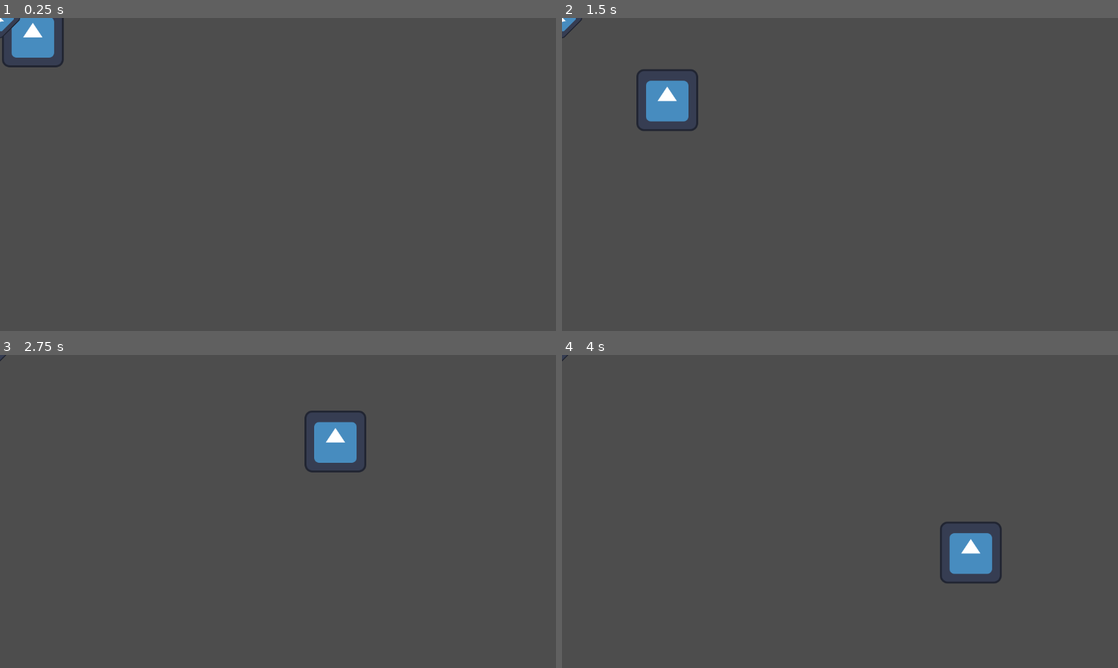
Above: before the commit, frames 1-4 (two rows, left to right).
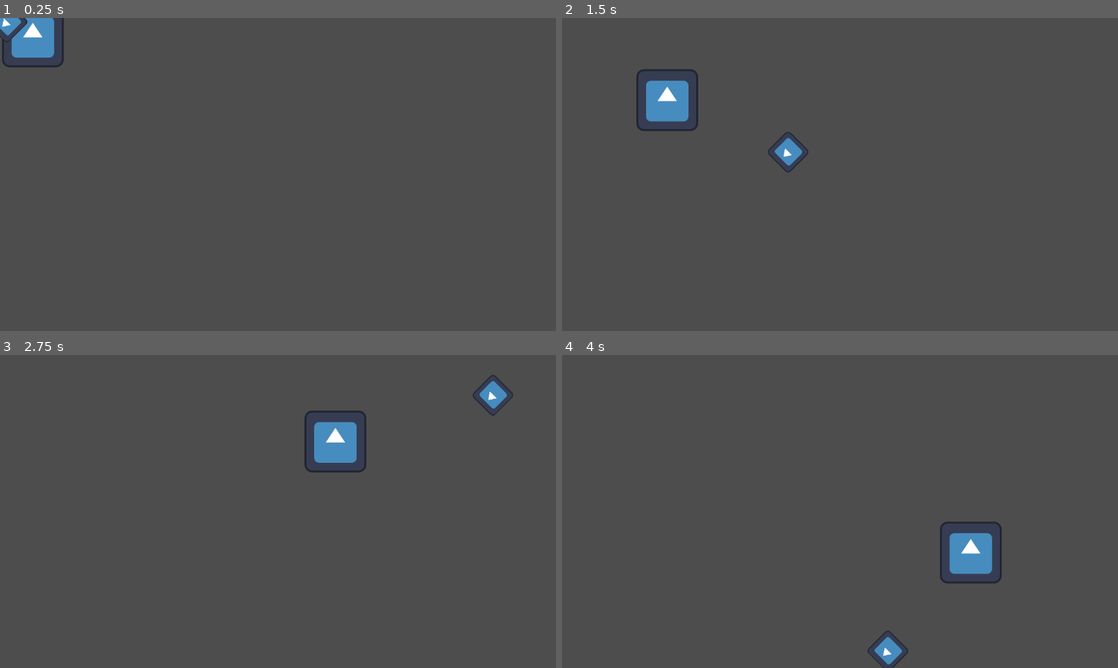
Above: after the commit, the same moments.

Repository: sayf63/Judgement_Engine
Game: Godot game, scene res://Entities/Player/Player.tscn
Two runs of this game, one before a commit and one after it. Both use one fixed random seed, a clock stepped at 60 frames per second and the inputs below. The project has no main scene, so this scene is started directly. The engine's default icon, where the game draws it, is replaced by a stand-in: a white triangle on a blue panel in a dark square.
Inputs (mouse positions are in pixels of both pictures, inside the frame that each line leads up to):
- Up to frame 1 (0.25 s): no input
- Up to frame 2 (1.5 s): move the mouse to (962, 158) at 0.52 s; hold D (right) 0.53-1.28 s; hold A (anchor) 0.53-1.28 s; move the mouse to (728, 190) at 1.27 s; hold S (down) from 1.28 s (still down); tap Space (dash) at 1.35 s
- Up to frame 3 (2.75 s): move the mouse to (333, 442) at 2.02 s; release S (down) at 2.03 s; press the mouse at (333, 442) at 2.03 s; hold D (right) from 2.03 s (still down)
- Up to frame 4 (4 s): move the mouse to (812, 574) at 2.77 s; release D (right) at 2.78 s; release the mouse at (812, 574) at 2.78 s; hold W (up) 2.78-3.53 s; tap A (anchor) at 2.85 s; move the mouse to (1006, 558) at 3.52 s; hold S (down) from 3.53 s (still down); tap Space (dash) at 3.6 s

The runs differ from the first frame. In frame 1, 0.2% of the frame differs, in the area x 0-5%, y 0-8%; in frame 2, 0.4%, in the area x 0-45%, y 0-50%; in frame 3, 0.3%; in frame 4, 0.3%.

Commit message:
weapon now works when no camera is in the scene :)

Diff:
--- a/judgement-engine/Entities/Player/Weapon/WeaponStateMachine/weapon_state_machine.gd
+++ b/judgement-engine/Entities/Player/Weapon/WeaponStateMachine/weapon_state_machine.gd
@@ -11,6 +11,8 @@
 
 func _reflect_off_edge():
 	var screen_rect = _get_camera_rect()
+	if screen_rect == Rect2():
+		screen_rect = get_viewport().get_visible_rect()
 	var pos = entity.global_position
 	var vel = entity.velocity
 	var bounced = false
